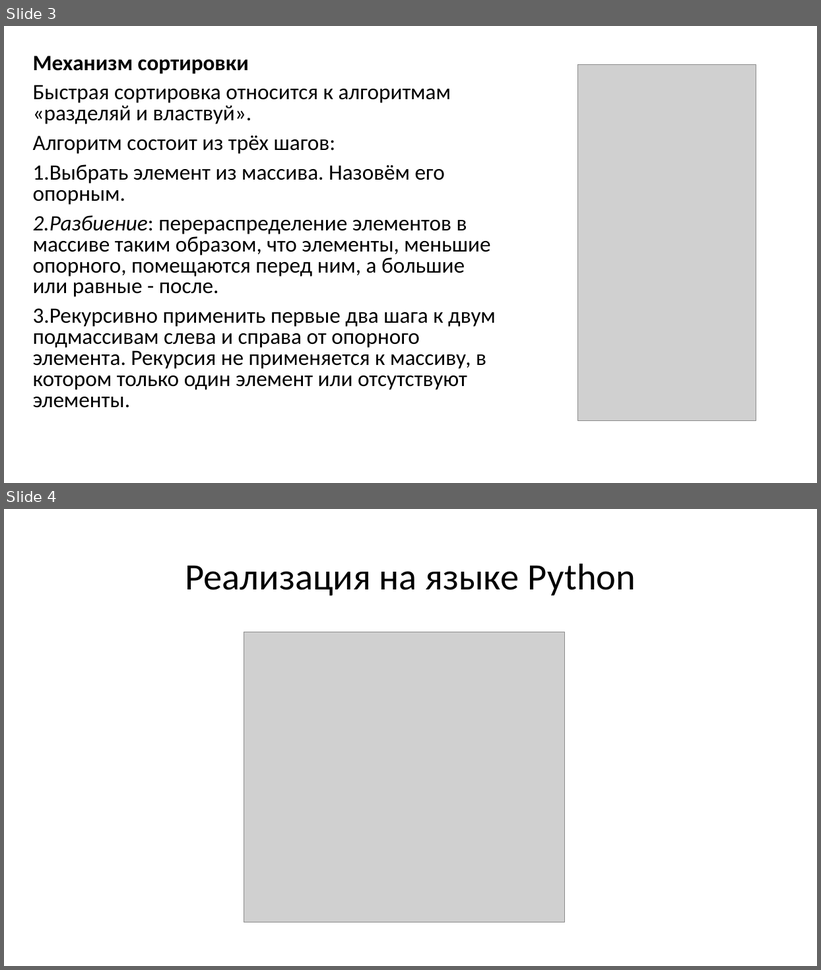
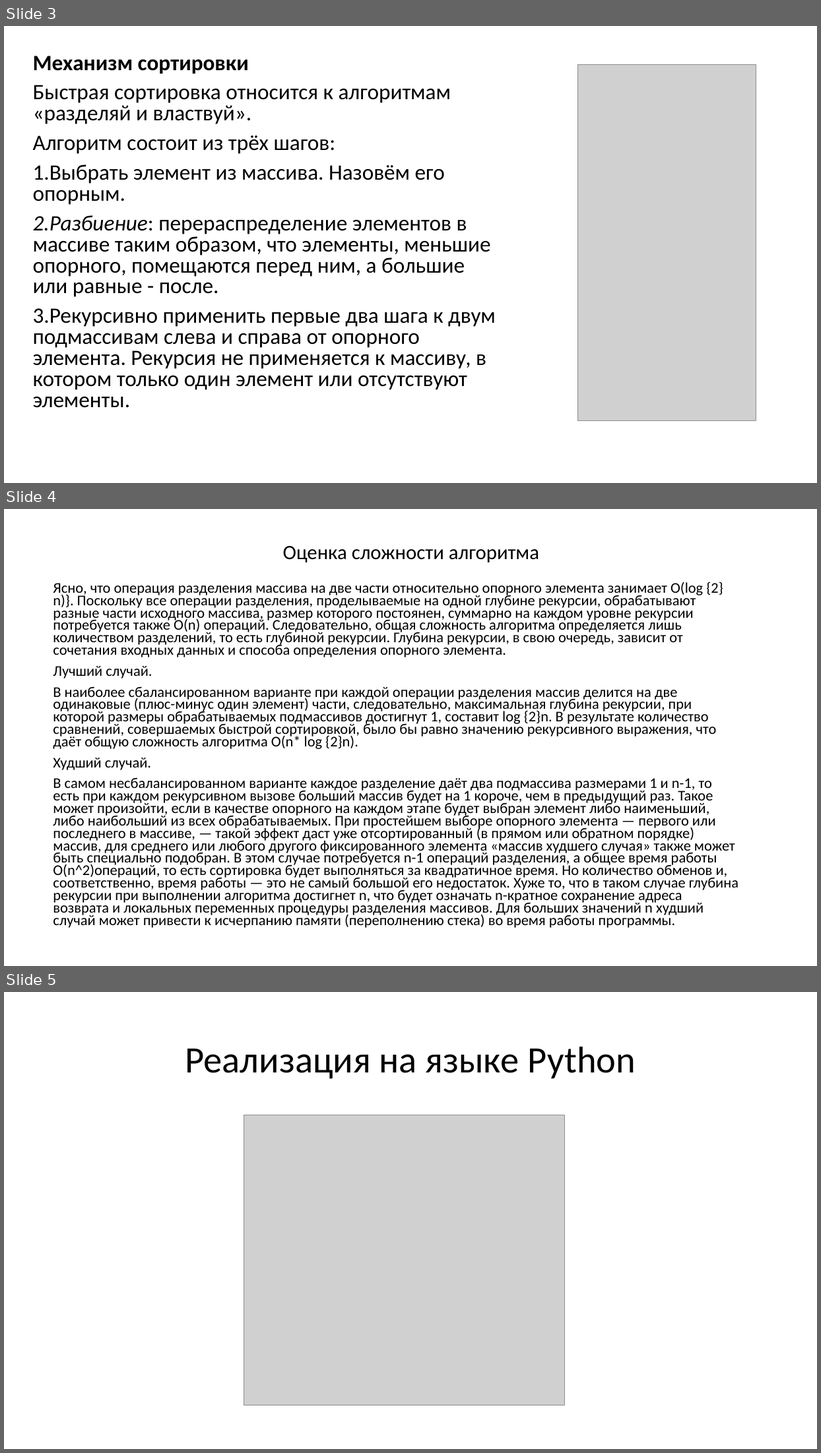
Before and after one commit to IvanKutin/AISD_IvanKutin_11-105_2Semestorywork, a slide deck: Quick_sort.pptx. Shown one above the other, each under a label of ours: slides 3 and 4 before the commit, slides 3, 4 and 5 after it. The pictures are 821x970 and 821x1453 pixels, drawn with LibreOffice and Linux fonts; fonts in the diff are those of the drawing; grey boxes stand for pictures. Boxes give left, top, right and bottom in pixels: in the first picture for what was removed or moved away, otherwise in the second. Text is boxed around its words. In the diff, an @@ line names an element or a change of style, - is before the commit and + after.

```diff
--- a/Quick_sort.pptx
+++ b/Quick_sort.pptx
@@ slide 4 added at [4, 509, 817, 966], background #FFFFFF @@
@@ title added at [283, 546, 539, 562], 24 pt, text #000000 @@
+Оценка сложности алгоритма
@@ text added at [53, 582, 739, 928], 17.5 pt, text #000000 @@
+Ясно, что операция разделения массива на две части относительно опорного элемента занимает O(log {2}n)}. Поскольку все операции разделения, проделываемые на одной глубине рекурсии, обрабатывают разные части исходного массива, размер которого постоянен, суммарно на каждом уровне рекурсии потребуется также O(n) операций. Следовательно, общая сложность алгоритма определяется лишь количеством разделений, то есть глубиной рекурсии. Глубина рекурсии, в свою очередь, зависит от сочетания входных данных и способа определения опорного элемента.
+Лучший случай.
+В наиболее сбалансированном варианте при каждой операции разделения массив делится на две одинаковые (плюс-минус один элемент) части, следовательно, максимальная глубина рекурсии, при которой размеры обрабатываемых подмассивов достигнут 1, составит log {2}n. В результате количество сравнений, совершаемых быстрой сортировкой, было бы равно значению рекурсивного выражения, что даёт общую сложность алгоритма O(n* log {2}n).
+Худший случай.
+В самом несбалансированном варианте каждое разделение даёт два подмассива размерами 1 и n-1, то есть при каждом рекурсивном вызове больший массив будет на 1 короче, чем в предыдущий раз. Такое может произойти, если в качестве опорного на каждом этапе будет выбран элемент либо наименьший, либо наибольший из всех обрабатываемых. При простейшем выборе опорного элемента — первого или последнего в массиве, — такой эффект даст уже отсортированный (в прямом или обратном порядке) массив, для среднего или любого другого фиксированного элемента «массив худшего случая» также может быть специально подобран. В этом случае потребуется n-1 операций разделения, а общее время работы O(n^2)операций, то есть сортировка будет выполняться за квадратичное время. Но количество обменов и, соответственно, время работы — это не самый большой его недостаток. Хуже то, что в таком случае глубина рекурсии при выполнении алгоритма достигнет n, что будет означать n-кратное сохранение адреса возврата и локальных переменных процедуры разделения массивов. Для больших значений n худший случай может привести к исчерпанию памяти (переполнению стека) во время работы программы.
@@ what was slide 4 is now slide 5 @@
```
